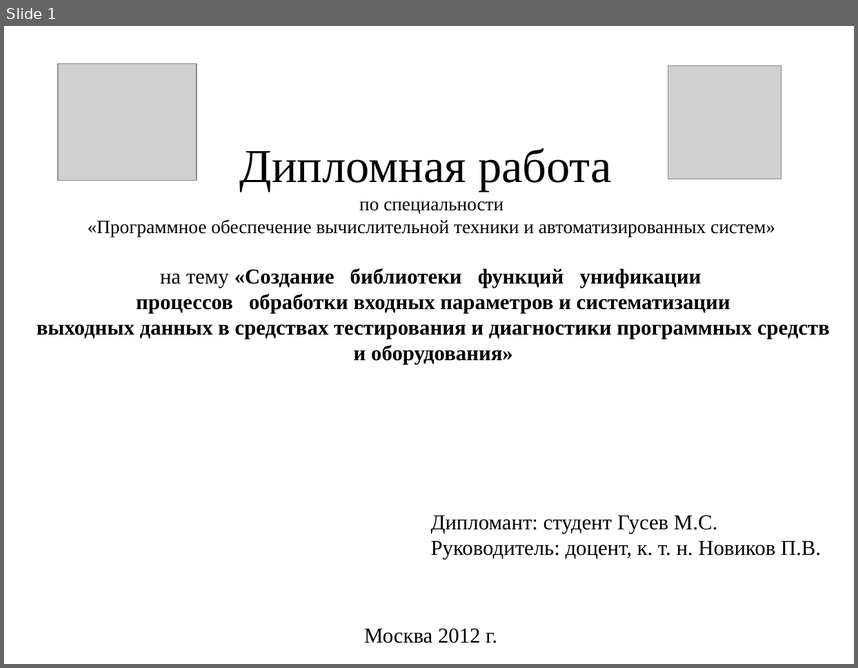
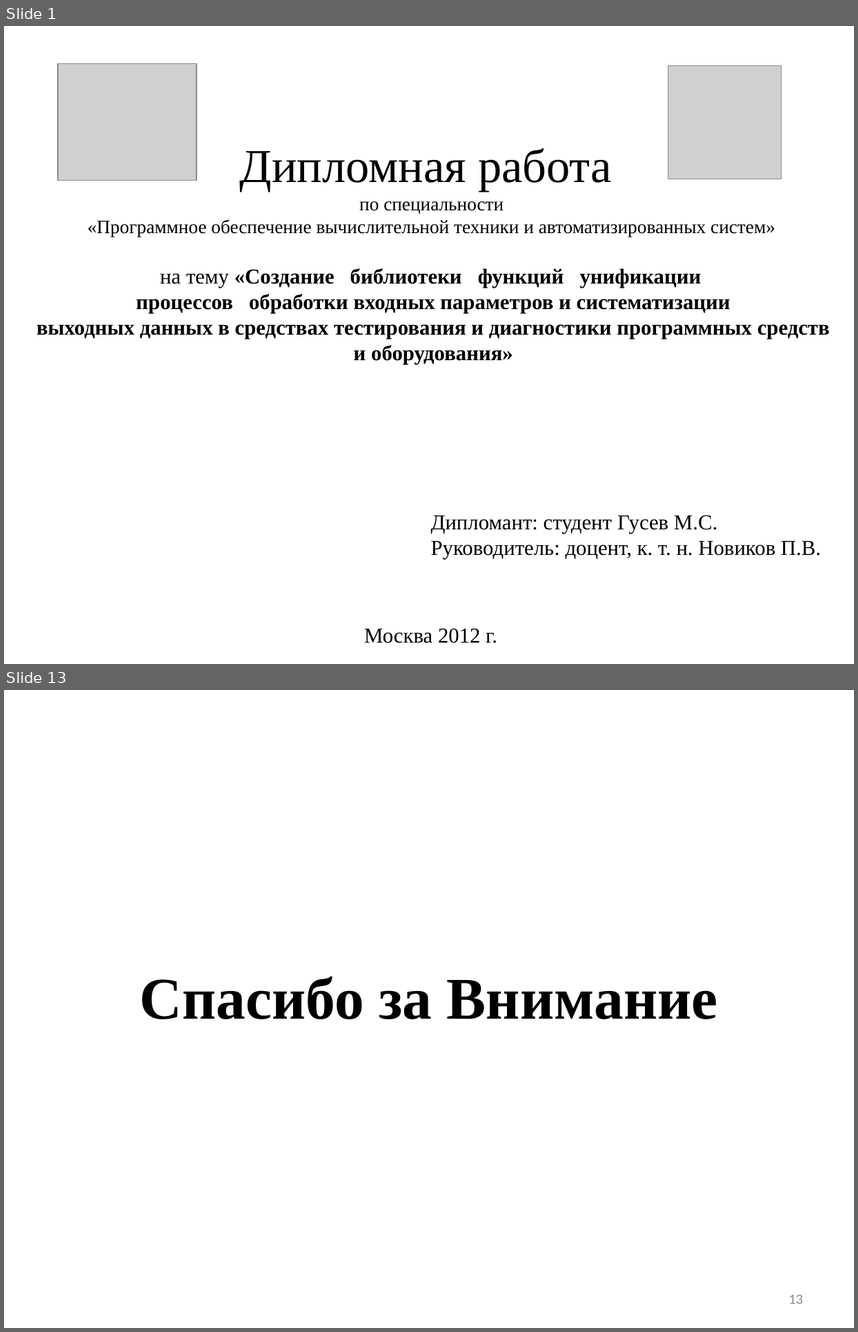
Before and after one commit to nwcfang/diplom_report, a slide deck: presentation/presentation.pptx. Shown one above the other, each under a label of ours: slide 1 before the commit, slides 1 and 13 after it; the slides between them are not shown. The pictures are 858x668 and 858x1332 pixels, drawn with LibreOffice and Linux fonts; fonts in the diff are those of the drawing; grey boxes stand for pictures. Boxes give left, top, right and bottom in pixels: in the first picture for what was removed or moved away, otherwise in the second. Text is boxed around its words. In the diff, an @@ line names an element or a change of style, - is before the commit and + after.

```diff
--- a/presentation/presentation.pptx
+++ b/presentation/presentation.pptx
@@ slide 13 added at bbox=[4, 690, 854, 1328], background #FFFFFF @@
@@ title added at bbox=[140, 976, 718, 1019], 50 pt, text #000000, bold @@
+Спасибо за Внимание
@@ page number added at bbox=[789, 1294, 803, 1303], 12 pt, text #8C8C8C @@
+13
```
Also in this commit, not shown: 2 slides changed, 9 other slides added, 10 other files.
